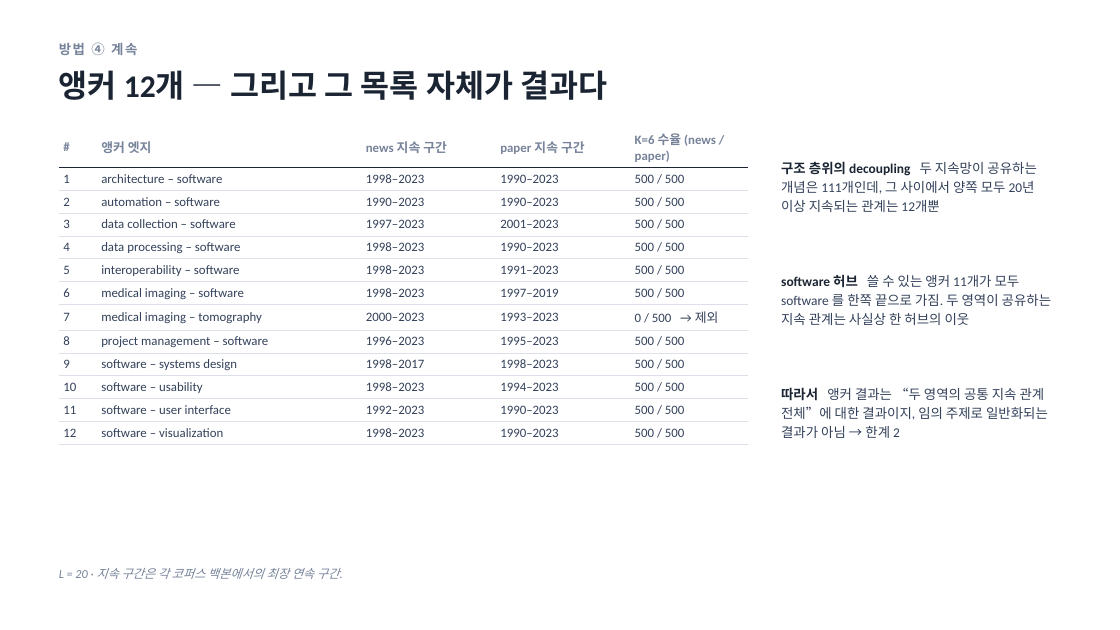
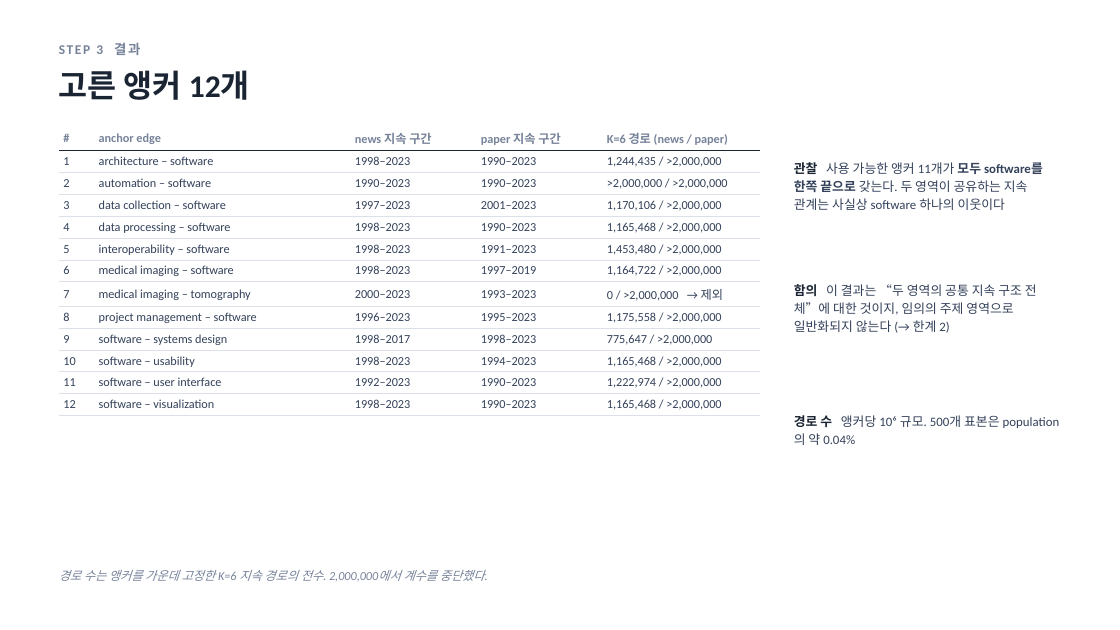
Before and after one commit to yeokyunghwang/science-society, a slide deck: slide 8 of sequence_perplexity.pptx (slide 10 before the commit). Drawn at 1120x630 pixels with LibreOffice and Linux fonts; fonts in the diff are those of the drawing. Boxes give left, top, right and bottom in pixels: in the first picture for what was removed or moved away, otherwise in the second. Text is boxed around its words. In the diff, an @@ line names an element or a change of style, - is before the commit and + after.

```diff
--- a/sequence_perplexity.pptx
+++ b/sequence_perplexity.pptx
@@ text at [59,43,140,55]: text changed @@
-방법 ④ 계속
+STEP 3 결과
@@ text at [59,70,250,100]: text changed @@
-앵커 12개 — 그리고 그 목록 자체가 결과다
+고른 앵커 12개
@@ table at [59,126,760,414] @@
-row 1, column 2: 앵커 엣지
+row 1, column 2: anchor edge
-row 1, column 5: K=6 수율 (news / paper)
+row 1, column 5: K=6 경로 (news / paper)
-row 2, column 5: 500 / 500
+row 2, column 5: 1,244,435 / >2,000,000
-row 3, column 5: 500 / 500
+row 3, column 5: >2,000,000 / >2,000,000
-row 4, column 5: 500 / 500
+row 4, column 5: 1,170,106 / >2,000,000
-row 5, column 5: 500 / 500
+row 5, column 5: 1,165,468 / >2,000,000
-row 6, column 5: 500 / 500
+row 6, column 5: 1,453,480 / >2,000,000
-row 7, column 5: 500 / 500
+row 7, column 5: 1,164,722 / >2,000,000
-row 8, column 5: 0 / 500 → 제외
+row 8, column 5: 0 / >2,000,000 → 제외
-row 9, column 5: 500 / 500
+row 9, column 5: 1,175,558 / >2,000,000
-row 10, column 5: 500 / 500
+row 10, column 5: 775,647 / >2,000,000
-row 11, column 5: 500 / 500
+row 11, column 5: 1,165,468 / >2,000,000
-row 12, column 5: 500 / 500
+row 12, column 5: 1,222,974 / >2,000,000
-row 13, column 5: 500 / 500
+row 13, column 5: 1,165,468 / >2,000,000
@@ size 11 to 10.5 pt in "#", "news 지속 구간", "paper 지속 구간", "1" and 47 more places @@
@@ table: place and size @@
-table at [59,126,748,441]
+table at [59,126,760,414]
@@ text removed at [781,161,1036,212] @@
-구조 층위의 decoupling 두 지속망이 공유하는 개념은 111개인데, 그 사이에서 양쪽 모두 20년 이상 지속되는 관계는 12개뿐
@@ text at [794,162,1043,210]: text changed; size 11.5 to 11 pt @@
-software 허브 쓸 수 있는 앵커 11개가 모두 software 를 한쪽 끝으로 가짐. 두 영역이 공유하는 지속 관계는 사실상 한 허브의 이웃
+관찰 사용 가능한 앵커 11개가 모두 software를 한쪽 끝으로 갖는다. 두 영역이 공유하는 지속 관계는 사실상 software 하나의 이웃이다
@@ text at [794,284,1037,333]: text changed; size 11.5 to 11 pt @@
-따라서 앵커 결과는 “두 영역의 공통 지속 관계 전체”에 대한 결과이지, 임의 주제로 일반화되는 결과가 아님 → 한계 2
+함의 이 결과는 “두 영역의 공통 지속 구조 전체”에 대한 것이지, 임의의 주제 영역으로 일반화되지 않는다 (→ 한계 2)
@@ text added at [794,415,999,445], 11 pt, text #33415A @@
+경로 수 앵커당 10⁶ 규모. 500개 표본은 population의 약 0.04%
@@ text removed at [59,568,339,579] @@
-L = 20 · 지속 구간은 각 코퍼스 백본에서의 최장 연속 구간.
@@ text added at [59,570,485,581], 10.5 pt, text #77839A, italic @@
+경로 수는 앵커를 가운데 고정한 K=6 지속 경로의 전수. 2,000,000에서 계수를 중단했다.
```
Also in this commit, not shown: 7 other slides changed, 8 slides added, 9 slides removed, 19 other files.
